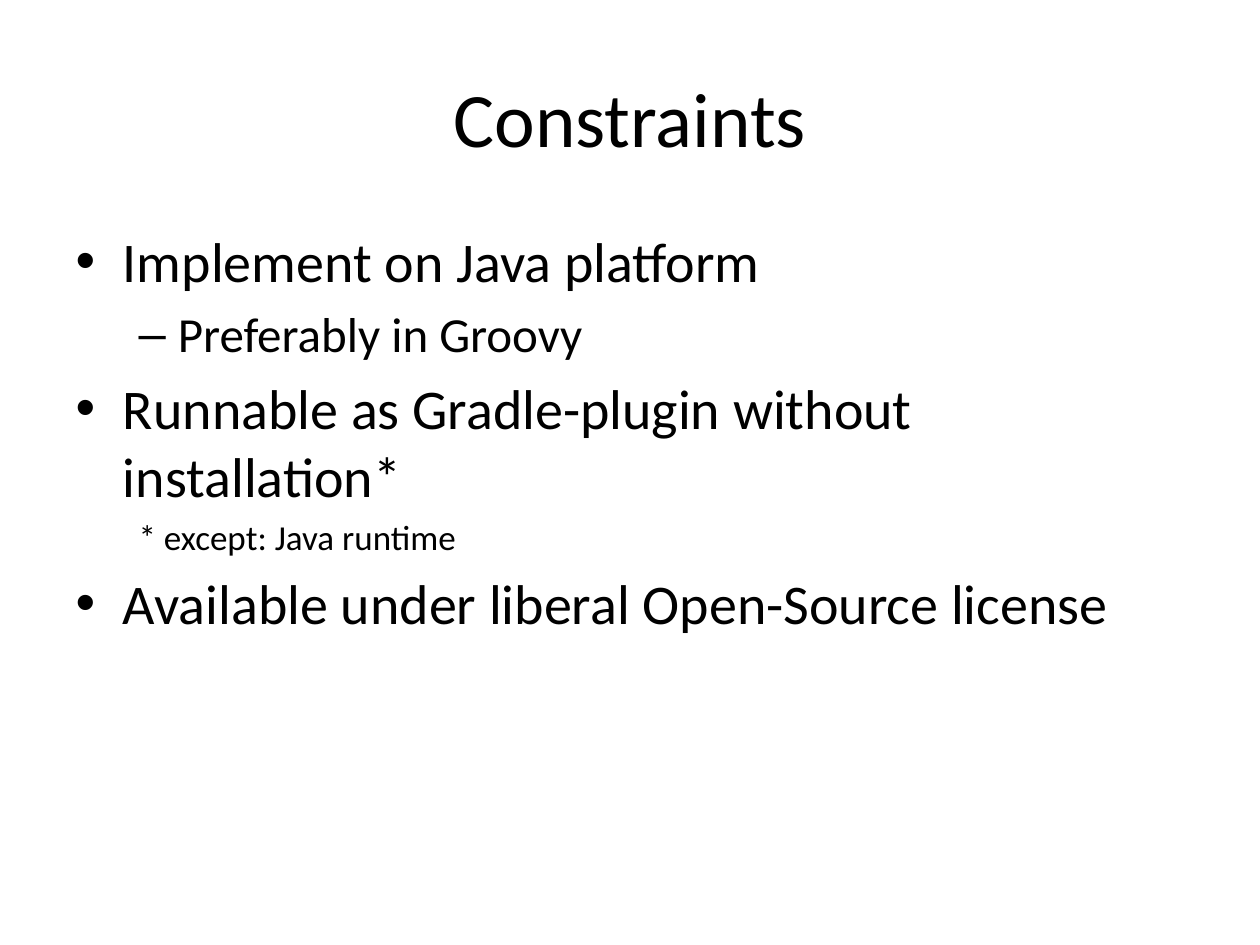
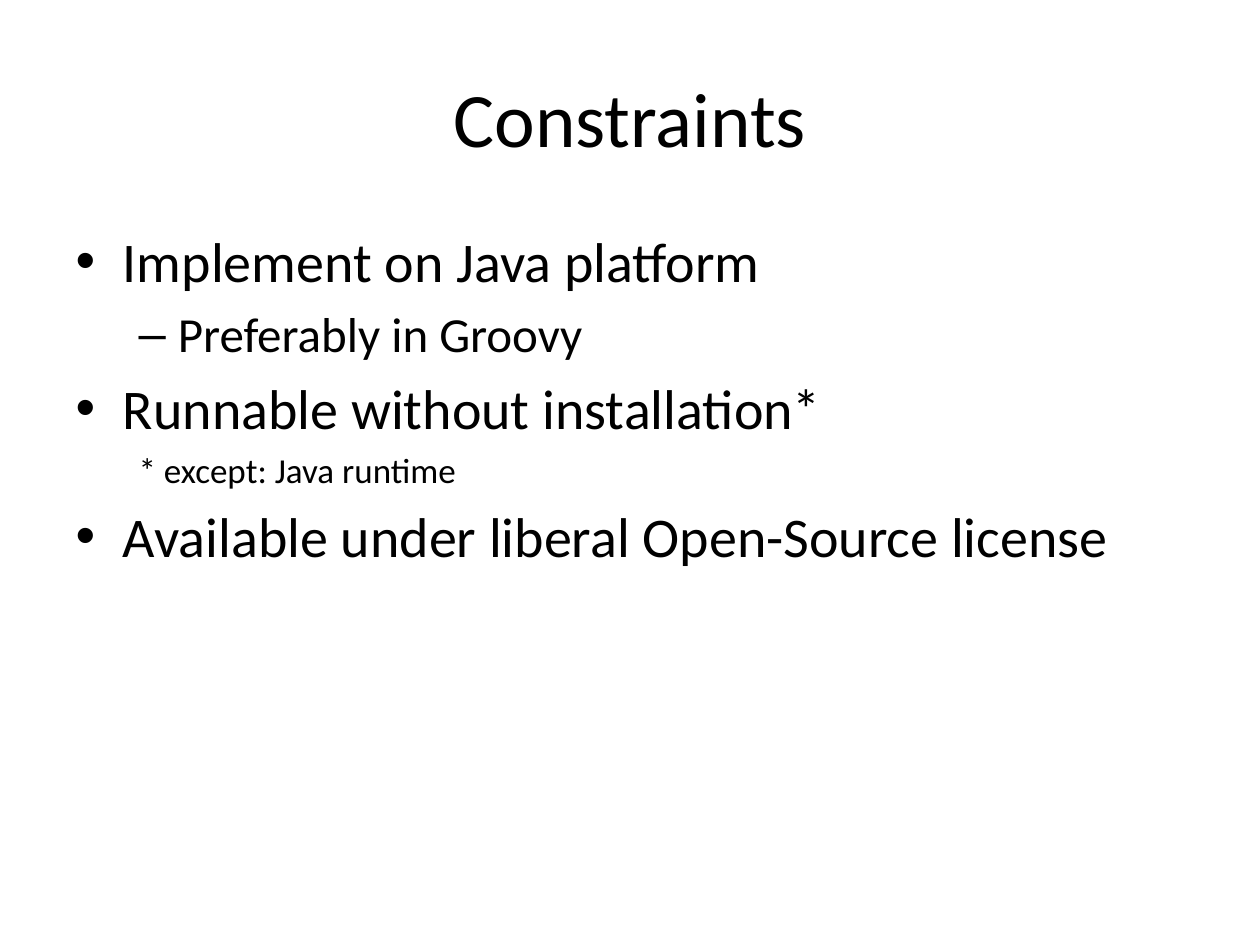
Before and after one commit to aim42/htmlSanityCheck, a slide deck: slide 10 of src/docs/presentation/HTMLSC-presentation.pptx. Drawn at 1260x945 pixels with LibreOffice and Linux fonts; fonts in the diff are those of the drawing. Boxes give left, top, right and bottom in pixels: in the first picture for what was removed or moved away, otherwise in the second. Text is boxed around its words. In the diff, an @@ line names an element or a change of style, - is before the commit and + after.

```diff
--- a/src/docs/presentation/HTMLSC-presentation.pptx
+++ b/src/docs/presentation/HTMLSC-presentation.pptx
@@ text at [123, 389, 820, 430]: text changed @@
-• Runnable as Gradle-plugin without installation*
+• Runnable without installation*
```
Also in this commit, not shown: 2 other slides changed.
